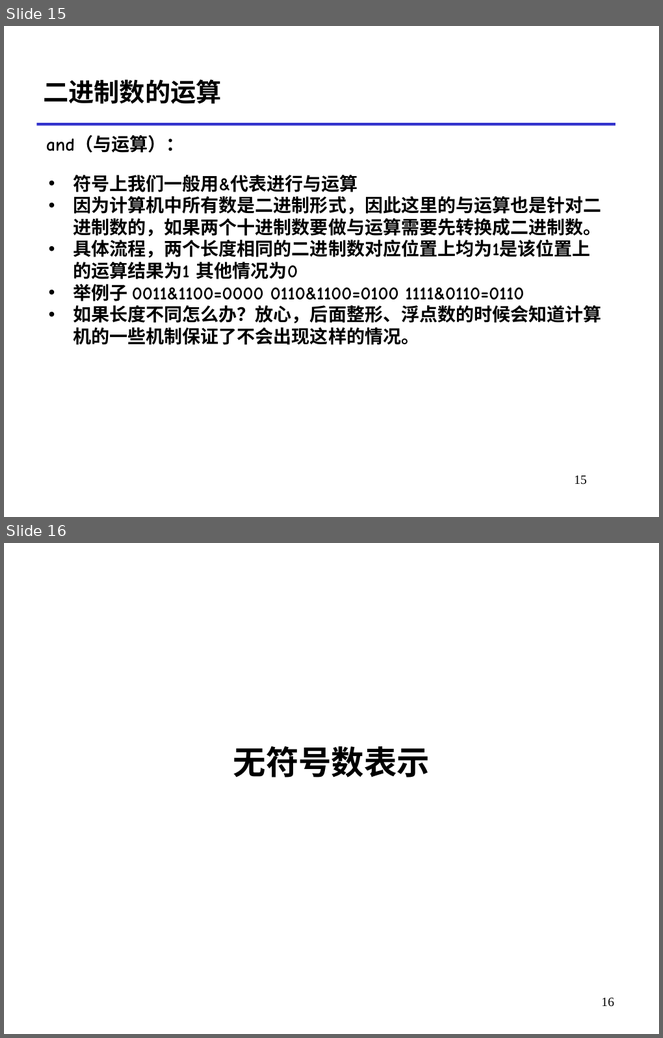
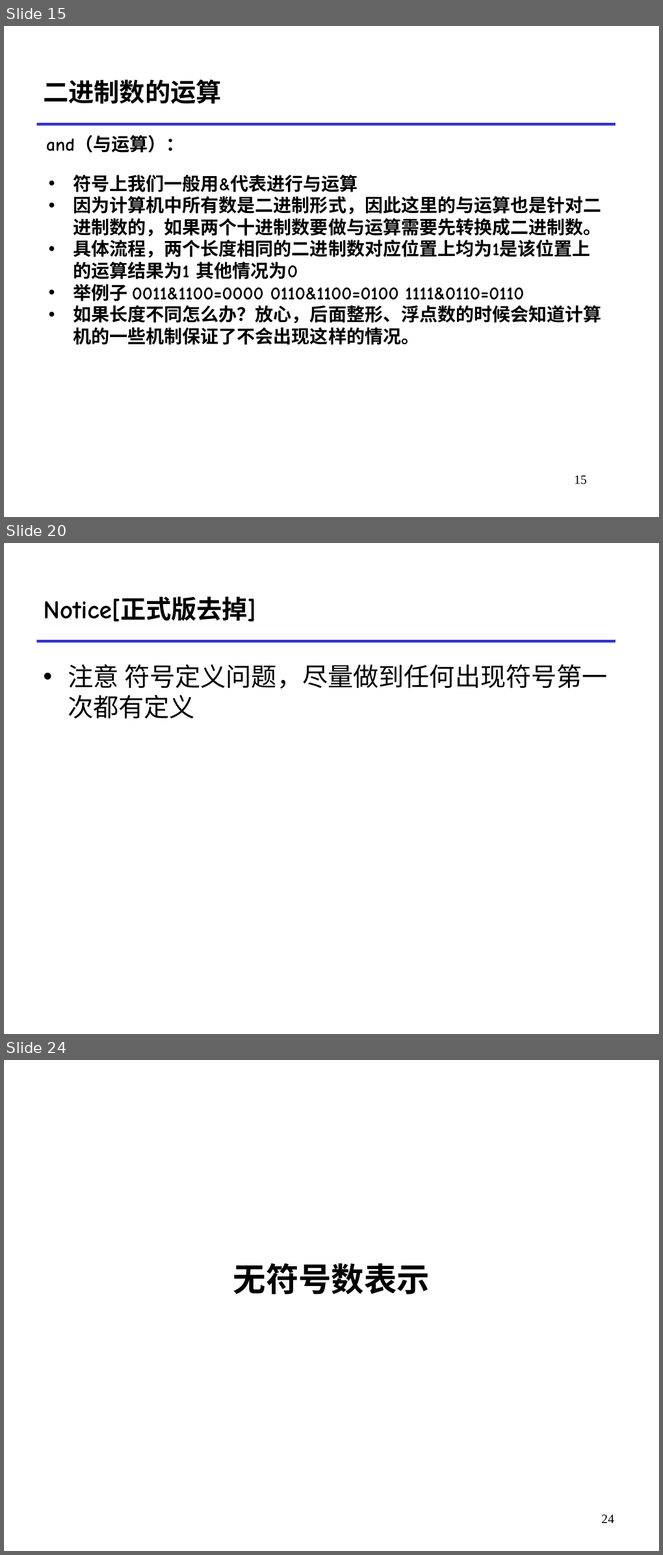
Before and after one commit to RUCICS/ICS1-2024-Preparation, a slide deck: 数的表示MoocDemo.pptx. Shown one above the other, each under a label of ours: slides 15 and 16 before the commit, slides 15, 20 and 24 after it; the slides between them are not shown. The pictures are 663x1038 and 663x1555 pixels, drawn with LibreOffice and Linux fonts; fonts in the diff are those of the drawing. Boxes give left, top, right and bottom in pixels: in the first picture for what was removed or moved away, otherwise in the second. Text is boxed around its words. In the diff, an @@ line names an element or a change of style, - is before the commit and + after.

```diff
--- a/数的表示MoocDemo.pptx
+++ b/数的表示MoocDemo.pptx
@@ slide 20 added at [4,543,659,1034], background #FFFFFF; not listed: 1 template element that a slide beside it also shows @@
@@ title added at [43,596,256,622], 28 pt, text #000000, bold @@
+Notice[正式版去掉]
@@ text added at [68,665,608,719], 28 pt, text #000000 @@
+• 注意 符号定义问题，尽量做到任何出现符号第一次都有定义
@@ what was slide 16 is now slide 24 @@
@@ page number at [601,1515,614,1523]: text changed @@
-16
+24
```
Also in this commit, not shown: 5 slides changed, 35 other slides added.
